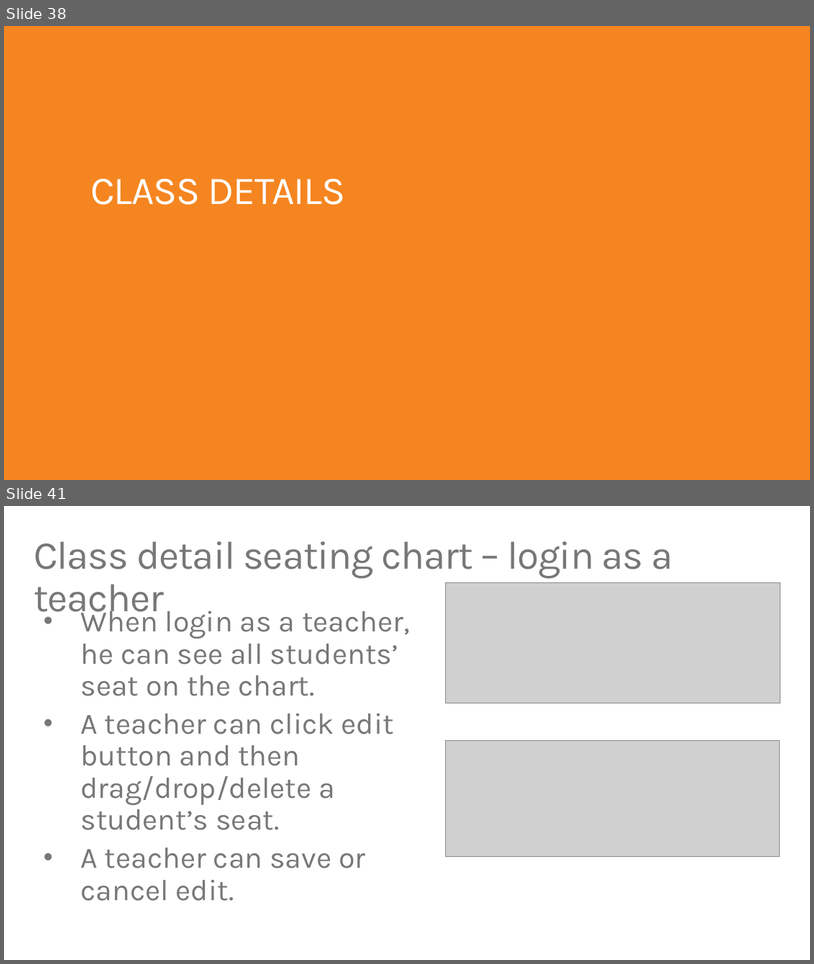
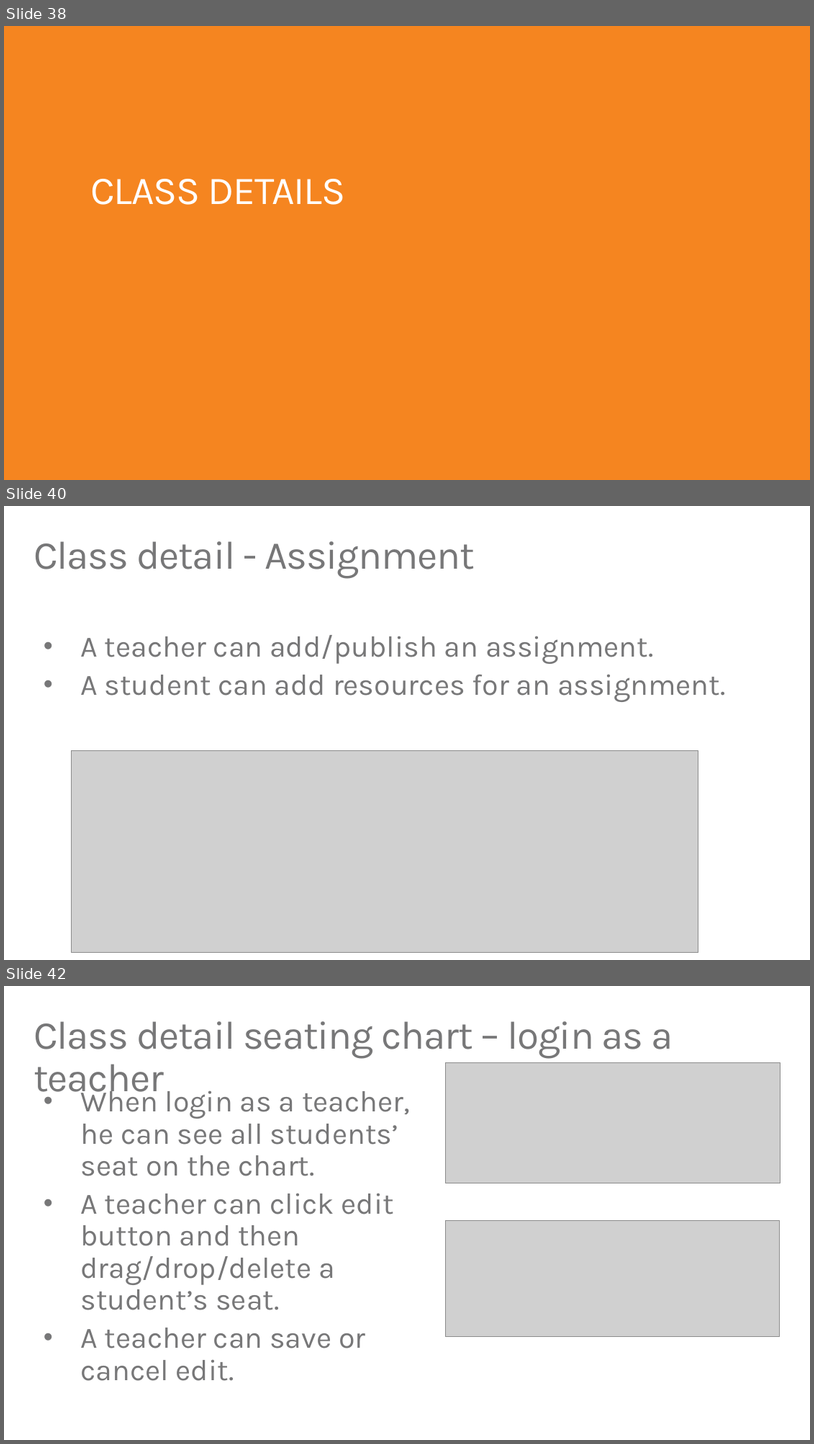
Before and after one commit to TylerLu/EDUGraphAPI-Python, a slide deck: EDU GRAPH-API Demo Script.pptx. Shown one above the other, each under a label of ours: slides 38 and 41 before the commit, slides 38, 40 and 42 after it; the slides between them are not shown. The pictures are 814x964 and 814x1444 pixels, drawn with LibreOffice and Linux fonts; fonts in the diff are those of the drawing; grey boxes stand for pictures. Boxes give left, top, right and bottom in pixels: in the first picture for what was removed or moved away, otherwise in the second. Text is boxed around its words. In the diff, an @@ line names an element or a change of style, - is before the commit and + after.

```diff
--- a/EDU GRAPH-API Demo Script.pptx
+++ b/EDU GRAPH-API Demo Script.pptx
@@ slide 40 added at (4, 506, 810, 960), background #FFFFFF @@
@@ title added at (34, 541, 475, 579), 48 pt, text #777778 @@
+Class detail - Assignment
@@ text added at (80, 635, 725, 702), 36 pt, text #777778 @@
+• A teacher can add/publish an assignment.
+• A student can add resources for an assignment.
@@ picture added at (71, 750, 698, 952) @@
@@ what was slide 41 is now slide 42 @@
```
Also in this commit, not shown: 6 slides changed, 2 slides removed.
